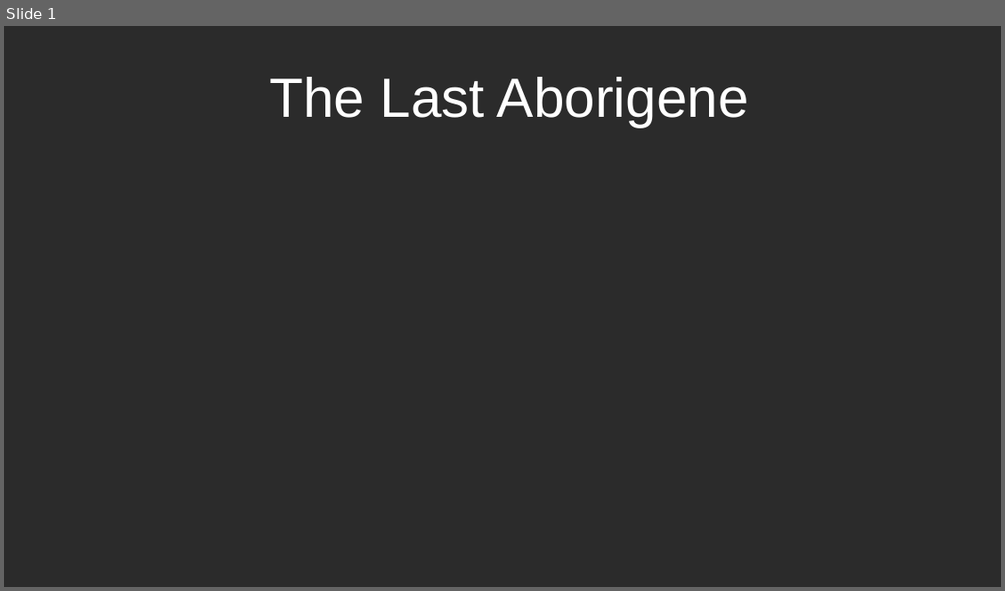
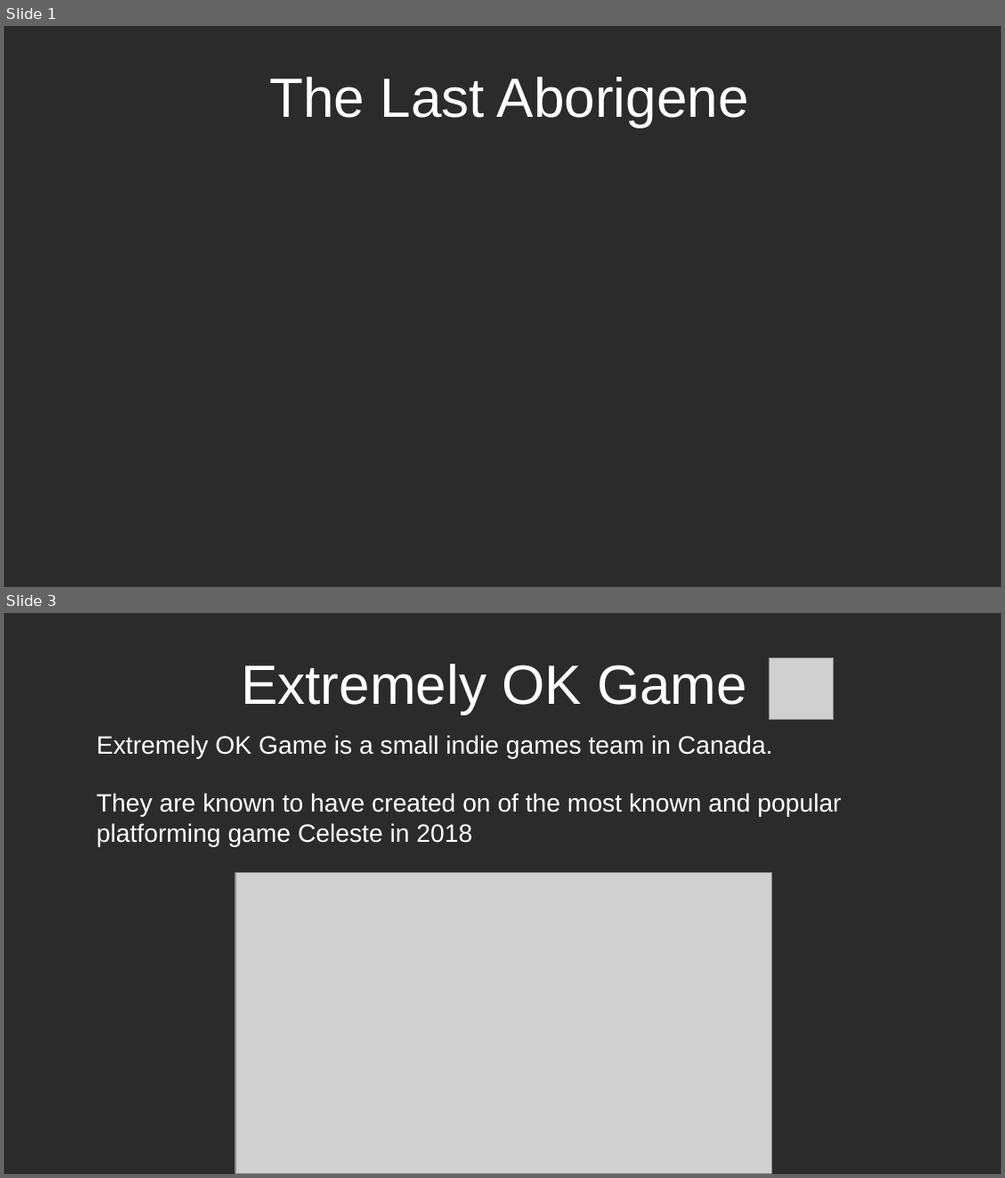
Before and after one commit to Gabi-Zar/The-Last-Aborigene, a slide deck: assets/diapo.odp. Shown one above the other, each under a label of ours: slide 1 before the commit, slides 1 and 3 after it; the slides between them are not shown. The pictures are 1005x591 and 1005x1178 pixels, drawn with LibreOffice and Linux fonts; fonts in the diff are those of the drawing; grey boxes stand for pictures; background and template pictures are left out; a plain dark background stands for a picture behind light text. Boxes give left, top, right and bottom in pixels: in the first picture for what was removed or moved away, otherwise in the second. Text is boxed around its words. In the diff, an @@ line names an element or a change of style, - is before the commit and + after.

```diff
--- a/assets/diapo.odp
+++ b/assets/diapo.odp
@@ slide 3 added at (4, 613, 1001, 1174), background picture (left out) @@
@@ title added at (241, 664, 747, 714), 44 pt, text #FFFFFF @@
+Extremely OK Game
@@ picture added at (769, 657, 833, 720) @@
@@ text added at (97, 735, 841, 846), 20 pt, text #FFFFFF @@
+Extremely OK Game is a small indie games team in Canada.
+They are known to have created on of the most known and popular platforming game Celeste in 2018
@@ picture added at (235, 873, 772, 1174) @@
```
Also in this commit, not shown: 2 slides changed, 7 other files.
